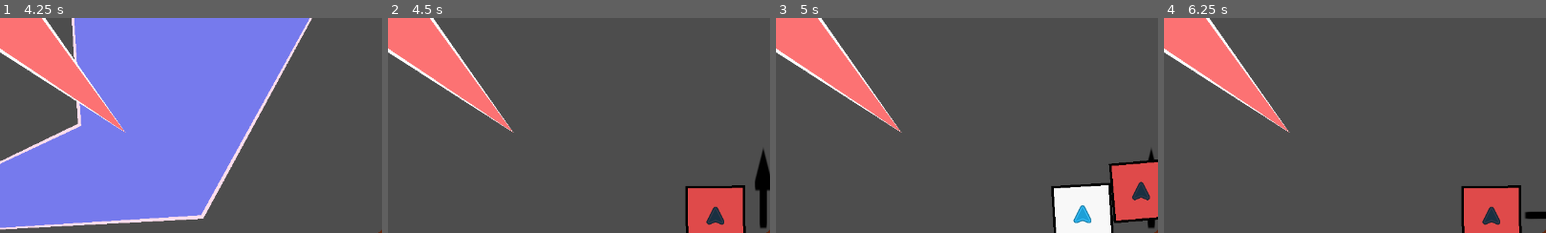
Above: before the commit, frames 1-4 (left to right).
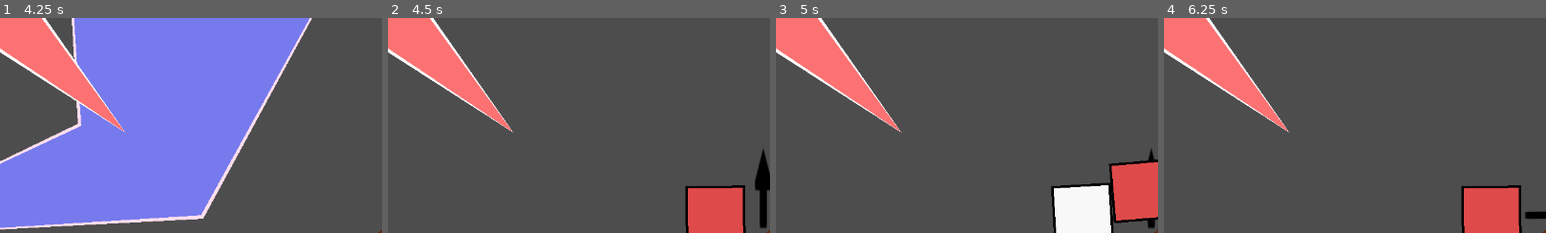
Above: after the commit, the same moments.

Repository: Xiul109/Basic_Principles_of_Autoreplicant_Engineering
Game: Godot game, scene res://main_scene.tscn
Same seed, same stepped clock (60 frames per second), same inputs: the game is played once before the commit and once after it.
Inputs (mouse positions are % of the whole screen's width and height, from its top left):
- Up to frame 1 (4.25 s): click "Level 1" at 0.5 s; click "Play" at 1.25 s; click "Play" at 2 s; click "x1" at 2.75 s; click "x1" at 3.5 s
- Up to frame 2 (4.5 s): click "Play" at 4.25 s
- Up to frame 3 (5 s): no input
- Up to frame 4 (6.25 s): click "Stop" at 5 s; tap Enter at 5.75 s; move the mouse to (94, 92) at 5.77 s; hold Q (piece_rotation_clockwise) from 5.78 s (still down); click (94, 92) at 5.92 s
The pictures show only the part of the screen within x 44-94%, y 35-85%; the shares and areas given below are measured in that part.

Frame 1 is identical in both runs. In frame 2, 0.3% of the frame differs, in the area x 83-88%, y 87-97%; in frame 3, 0.5%, in the area x 77-98%, y 76-96%; in frame 4, 0.3%.

Commit message:
Added some improvement to game_lost and win interfaces and some clean up

Diff:
--- a/UI/game_lost_interface.gd
+++ b/UI/game_lost_interface.gd
@@ -2,3 +2,17 @@
 
 @onready var button_retry = %button_retry
 @onready var button_menu = %button_menu
+@onready var label_text = $Panel/MarginContainer/PanelContainer/VSplitContainer/LabelText
+
+@export var no_pieces_text := "You are out of replicant pieces"
+@export var lost_zone_text := "You have hit a forbidden zone"
+
+var reason : String :
+	set(new_reason):
+		reason = new_reason
+		var text = reason
+		if reason == "no_pieces":
+			text = no_pieces_text
+		elif reason == "lost_zone":
+			text = lost_zone_text
+		label_text.text = "You lost the game!\n%s"%text
--- a/UI/game_lost_interface.tscn
+++ b/UI/game_lost_interface.tscn
@@ -7,6 +7,7 @@
 corner_detail = 1
 
 [node name="game_lost_interface" type="Control"]
+process_mode = 3
 layout_mode = 3
 anchors_preset = 15
 anchor_right = 1.0
--- a/UI/game_won_interface.tscn
+++ b/UI/game_won_interface.tscn
@@ -7,6 +7,7 @@
 corner_detail = 1
 
 [node name="game_won_interface" type="Control"]
+process_mode = 3
 layout_mode = 3
 anchors_preset = 15
 anchor_right = 1.0
--- a/UI/level_interface.gd
+++ b/UI/level_interface.gd
@@ -37,7 +37,9 @@
 	if level_state=="Building":
 		return
 	game_lost_interface.visible=true
+	game_lost_interface.reason = reason
 	level.timer.stop()
+	get_tree().paused = true
 
 
 func game_won():
@@ -45,10 +47,11 @@
 		return
 	game_won_interface.visible=true
 	level.timer.stop()
-
+	get_tree().paused = true
 
 func go_to_menu():
 	exit_to_menu.emit()
+	get_tree().paused = false
 
 func alert(text:String):
 	alert_label.visible=true
@@ -95,6 +98,7 @@
 	SignalBus.activate_delete_areas.emit(false)
 	game_lost_interface.visible=false
 	game_won_interface.visible=false
+	get_tree().paused = false
 
 	# Stoping timer
 	level.timer.stop()
--- a/UI/level_interface.tscn
+++ b/UI/level_interface.tscn
@@ -61,6 +61,7 @@
 offset_bottom = -4.0
 
 [node name="game_won_interface" parent="." instance=ExtResource("5_twmdp")]
+process_mode = 3
 visible = false
 layout_mode = 1
 offset_left = 4.0
--- a/game_elements/replicant.gd
+++ b/game_elements/replicant.gd
@@ -13,7 +13,7 @@
 
 var arrows : Array[ReplicaArrow]
 
-func _process(delta):
+func _process(_delta):
 	for i in len(pieces):
 		$Line2D.points[i] = pieces[i].position
 
@@ -43,13 +43,6 @@
 
 	return replicas
 
-#func _create_replica() -> Replicant:
-	#var replica = REPLICANT.instantiate()
-	#for piece in pieces:
-		#var piece_copy = load(piece.scene_file_path).instantiate()
-		#piece_copy.position = piece.position
-		#replica.add_child(piece_copy)
-	#return replica
 
 func are_there_null_arrows():
 	for arrow in arrows:
@@ -69,10 +62,10 @@
 			placers[0].mode = mode
 	if mode == Mode.PREVIEW:
 		modulate = Color(.3, .3, .3, .4)
-	#if mode != Mode.DEFAULT:
-		#$origin.show()
-	#else:
-		#$origin.hide()
+	if mode != Mode.DEFAULT:
+		$origin.show()
+	else:
+		$origin.hide()
 
 func fill_arrows():
 	for piece in pieces:
